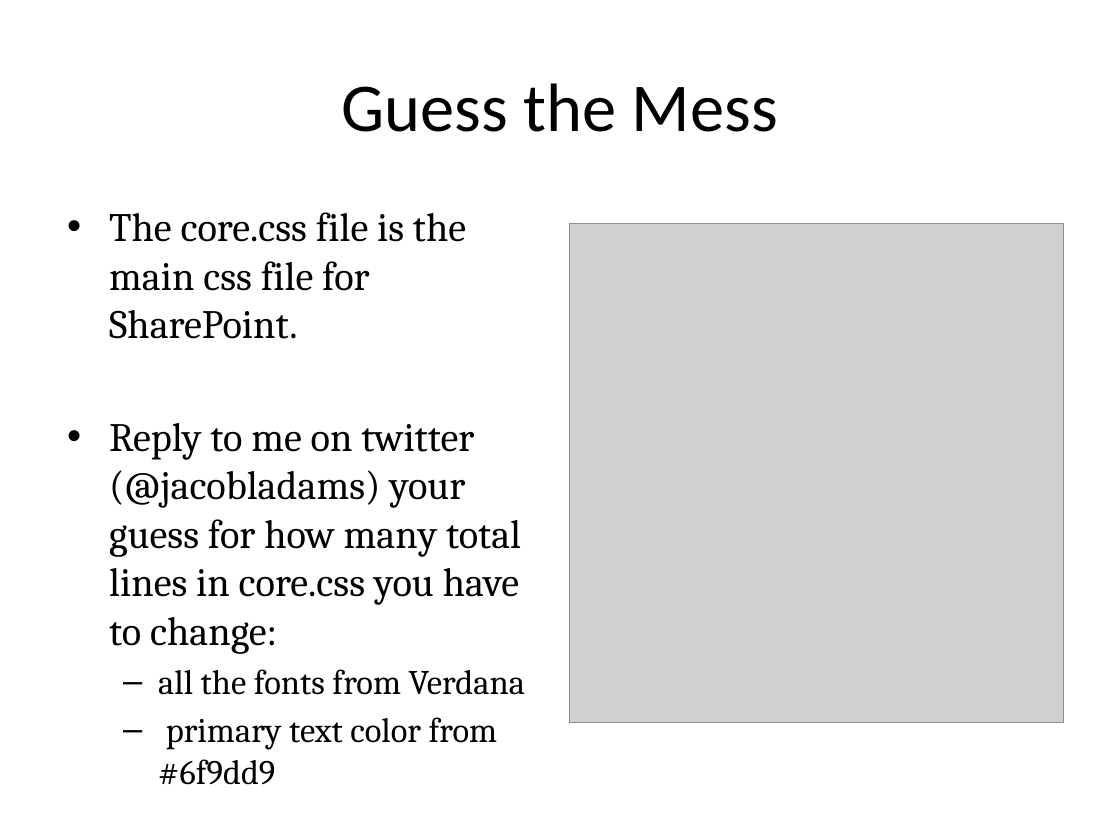
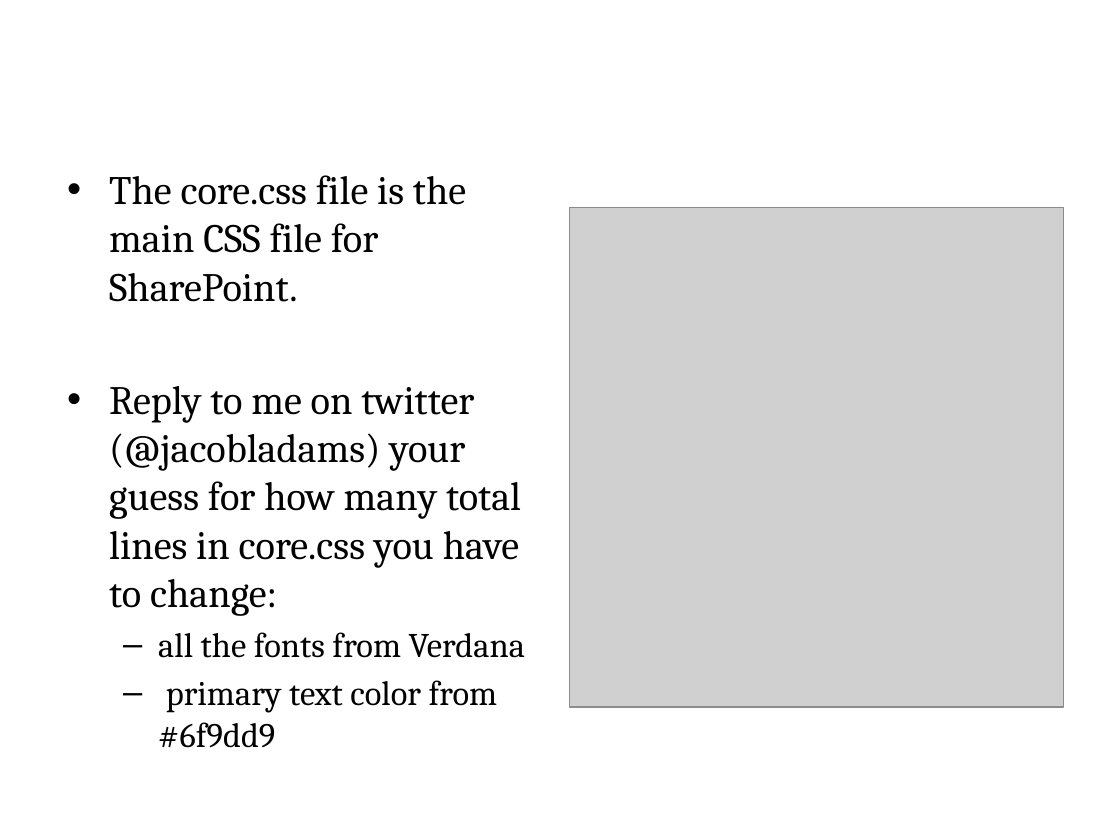
Before and after one commit to jacobladams/presentations, a slide deck: slide 38 of less-and-sass/Write LESS CSS and make it SASSier.pptx (slide 35 before the commit). Drawn at 1120x840 pixels with LibreOffice and Linux fonts; fonts in the diff are those of the drawing; grey boxes stand for pictures; background and template pictures are left out. Boxes give left, top, right and bottom in pixels: in the first picture for what was removed or moved away, otherwise in the second. Text is boxed around its words. In the diff, an @@ line names an element or a change of style, - is before the commit and + after.

Commit message:
Added slides and styles

```diff
--- a/less-and-sass/Write LESS CSS and make it SASSier.pptx
+++ b/less-and-sass/Write LESS CSS and make it SASSier.pptx
@@ title "Guess the Mess": place and size @@
-title "Guess the Mess" at (341, 83, 778, 132)
+title "Guess the Mess" at (56, 9, 1064, 149)
@@ title "Guess the Mess" at (56, 9, 1064, 149): text colour #000000 to #FFFFFF, bold on @@
@@ text "The core.css file is the ...": place and size @@
-text "The core.css file is the ..." at (109, 212, 525, 750)
+text "The core.css file is the ..." at (109, 175, 525, 748)
@@ text at (109, 175, 466, 302): text changed @@
-• The core.css file is the main css file for SharePoint.
+• The core.css file is the main CSS file for SharePoint.
@@ picture: place and size @@
-picture at (569, 224, 1064, 724)
+picture at (569, 207, 1064, 707)
```
Also in this commit, not shown: 50 other slides changed, 11 slides added, 3 slides removed.
